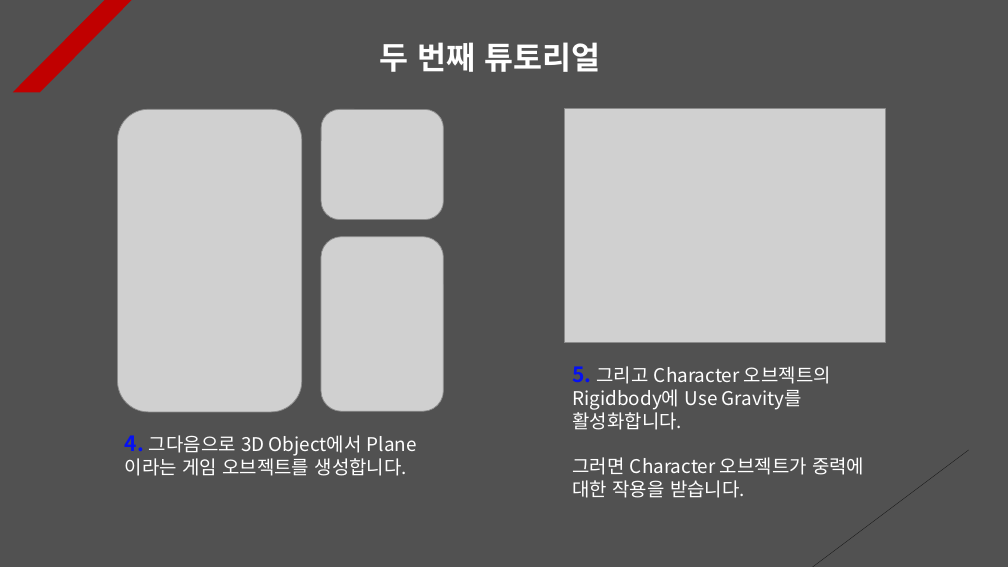
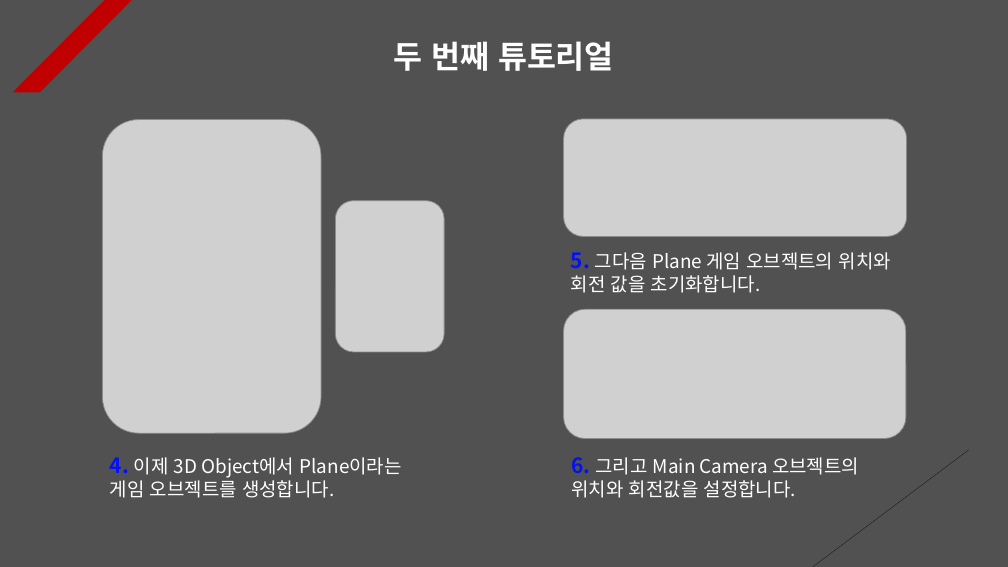
Before and after one commit to Unity2033/3D-UnityEngine, a slide deck: slide 2 of Assets/Class/Collision/PPT Data/Collision Example.pptx. Drawn at 1008x567 pixels with LibreOffice and Linux fonts; fonts in the diff are those of the drawing; grey boxes stand for pictures. Boxes give left, top, right and bottom in pixels: in the first picture for what was removed or moved away, otherwise in the second. Text is boxed around its words. In the diff, an @@ line names an element or a change of style, - is before the commit and + after.

```diff
--- a/Assets/Class/Collision/PPT Data/Collision Example.pptx
+++ b/Assets/Class/Collision/PPT Data/Collision Example.pptx
@@ text "두 번째 튜토리얼": place and size @@
-text "두 번째 튜토리얼" at (380, 42, 600, 72)
+text "두 번째 튜토리얼" at (394, 41, 614, 71)
@@ text "두 번째 튜토리얼" at (394, 41, 614, 71): alignment left to centre @@
@@ picture: place and size @@
-picture at (117, 110, 302, 412)
+picture at (102, 119, 321, 433)
@@ picture added at (563, 119, 907, 236) @@
@@ picture removed at (564, 109, 885, 343) @@
@@ picture: place and size @@
-picture at (321, 110, 444, 220)
+picture at (336, 200, 445, 352)
@@ picture removed at (321, 237, 444, 411) @@
@@ text added at (571, 252, 891, 293), 18 pt, text #FFFFFF @@
+5. 그다음 Plane 게임 오브젝트의 위치와 회전 값을 초기화합니다.
@@ picture added at (563, 309, 906, 439) @@
@@ text removed at (573, 366, 864, 498) @@
-5. 그리고 Character 오브젝트의 Rigidbody에 Use Gravity를 활성화합니다.
-그러면 Character 오브젝트가 중력에 대한 작용을 받습니다.
@@ text at (110, 457, 402, 498): text changed @@
-4. 그다음으로 3D Object에서 Plane이라는 게임 오브젝트를 생성합니다.
+4. 이제 3D Object에서 Plane이라는 게임 오브젝트를 생성합니다.
@@ text added at (571, 457, 859, 498), 18 pt, text #FFFFFF @@
+6. 그리고 Main Camera 오브젝트의 위치와 회전값을 설정합니다.
```
Also in this commit, not shown: 10 other slides changed, 22 other files.
